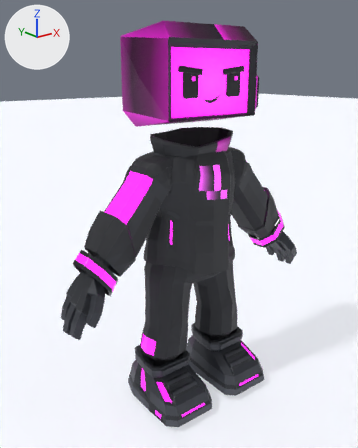
The Blender file brand/logan/logan.blend: old version first, new version second.
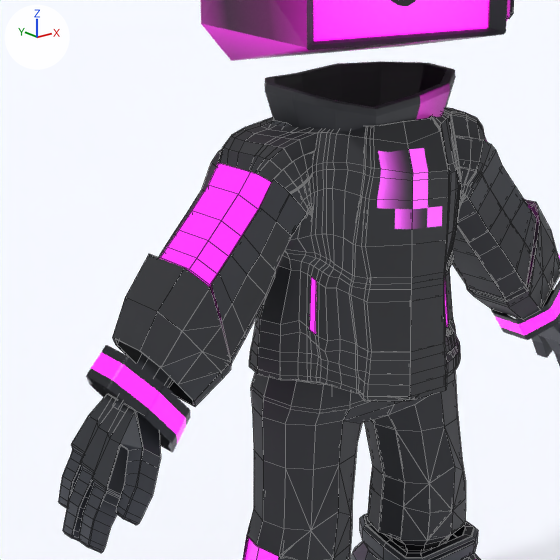
Old and new are each drawn whole from a 50 mm camera at (-6.05, -7.19, 6.58) aimed at (-0.27, 0.04, 3.69) and again close up on the part from 10% to 78% of the width and 22% to 77% of the height. The lights are fixed; the arrows at upper left show +X, +Y and +Z. The first two pictures are the older version. Both versions are drawn at full value of the shape key 'Raised arm cloth / R' of 'Jacket / torso'; the numbers are the values there. The close-ups show mesh edges as thin lines.

The first close-up shows 'Boot / continuous.L', 'Collar / raised band', 'Cuff / band.L', 'Cuff / band.R', 'Hand / continuous.R', 'Head / faceted shell', 'Jacket / torso', 'Screen / glass', 'Studio / floor', 'Trouser / continuous pants' and 6 more.
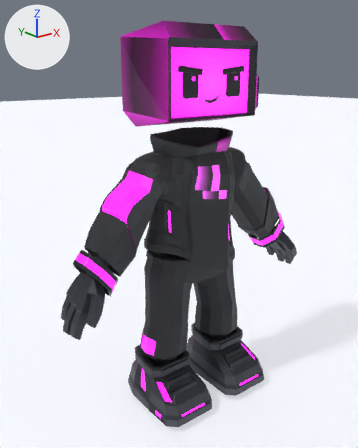
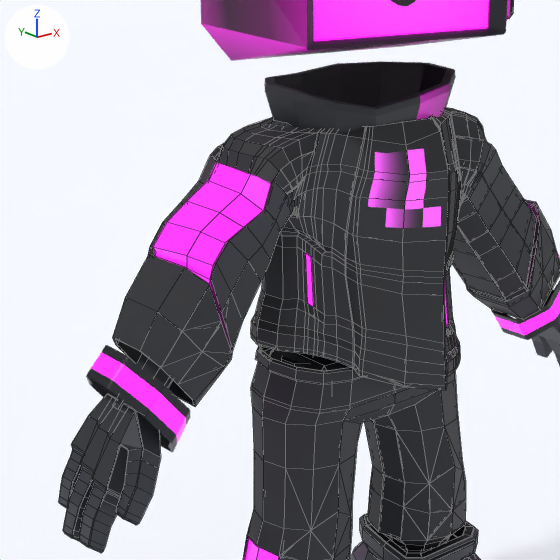
Diff of the bpy script that builds the scene:
```diff
--- a/brand/logan/logan.blend.py
+++ b/brand/logan/logan.blend.py
@@ me_jacket___torso___tailored_topology_002 @@
 # used by ob_jacket___torso; location = (0.0, 0.0, 0.0)
-me_jacket___torso___tailored_topology_002.from_pydata(...)  # 2088 vertices, 2024 faces; spans x -2.26..2.34, y -0.69..0.66, z 2.78..5.12
+me_jacket___torso___tailored_topology_002.from_pydata(...)  # 2088 vertices, 2024 faces; spans x -2.26..2.34, y -0.68..0.64, z 2.78..5.13
+# me_jacket___torso___tailored_topology_002 part 1: 1018 of 2088 vertices moved; they spanned x -1.85..0.32, y -0.69..0.66, z 2.8..5.12 and now span x -1.87..0.28, y -0.64..0.64, z 2.91..5.13; mean shift (-0.03, 0.01, 0.1); largest move (-0.87, 0.18, 4.26) -> (-1.02, 0.21, 4.55)
 me_jacket___torso___tailored_topology_002.materials.append(mat_jacket___charcoal_001)
```

Location of each change, [x1, y1, x2, y2] in pixels of the close-ups (560 x 560 px; the box of a moved part takes in the faces that stretch with it):
part 1 of me_jacket___torso___tailored_topology_002, moved or reshaped
    both: [126, 117, 448, 406]
